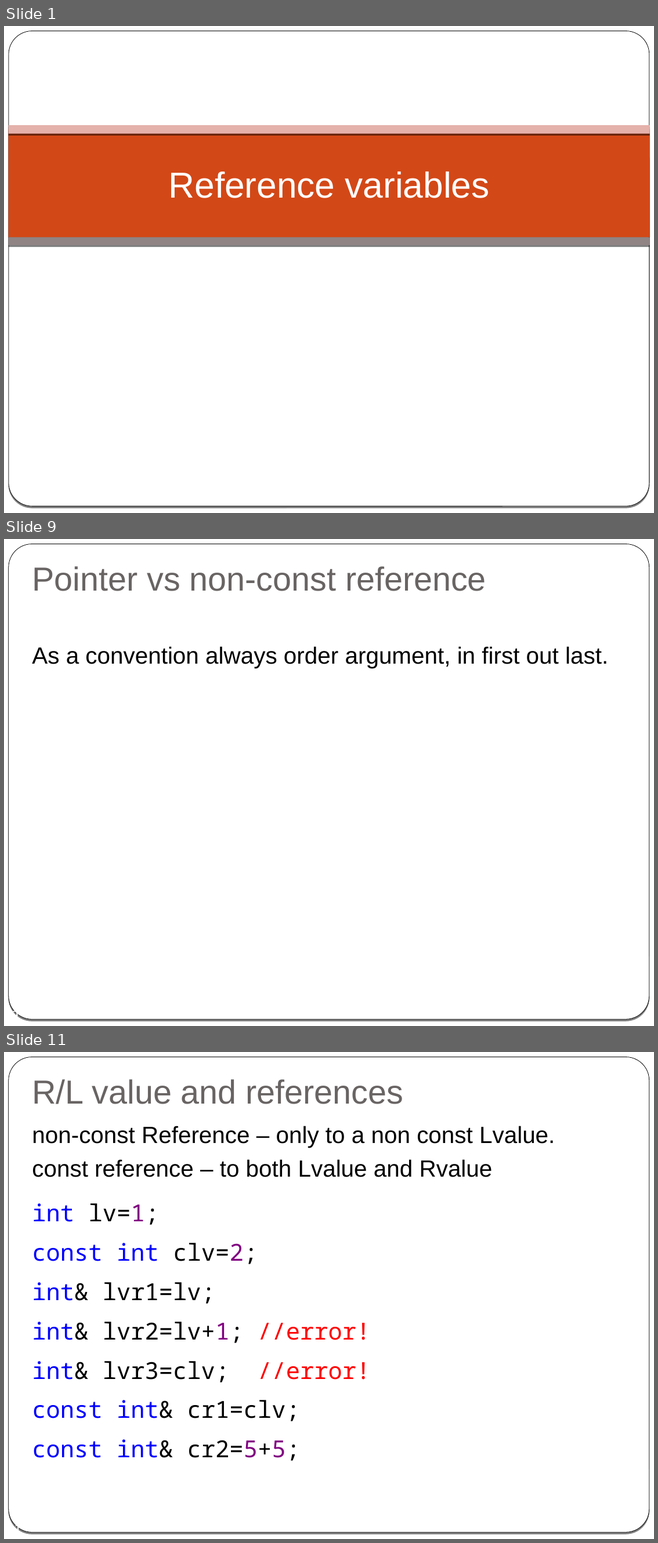
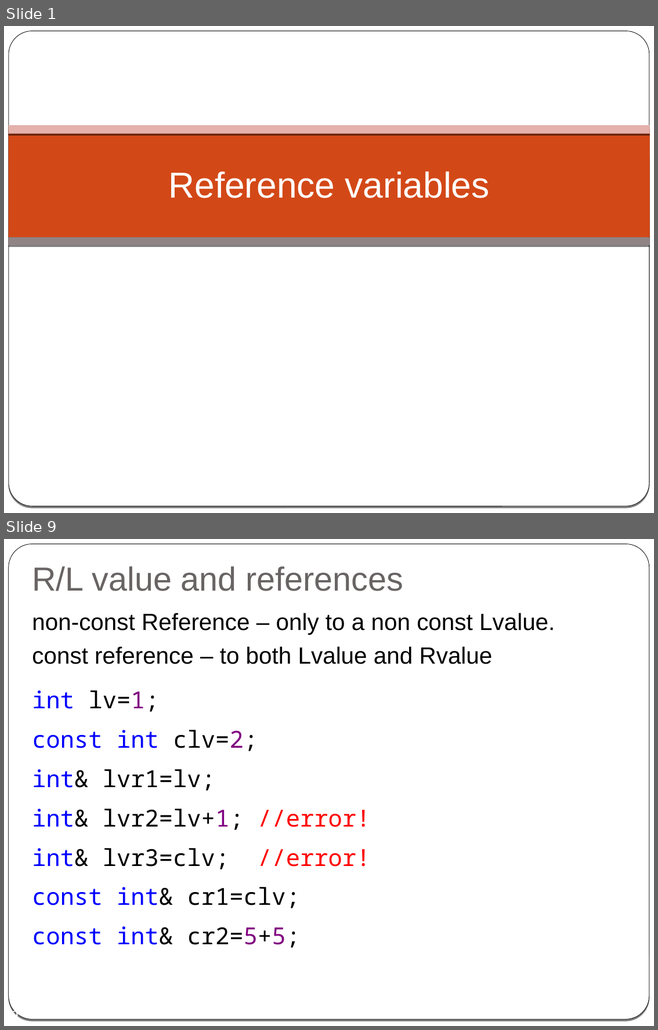
Before and after one commit to cpp-at-ariel/cpp-5778, a slide deck: week03-reference-const/slides-reference.odp. Shown one above the other, each under a label of ours: slides 1, 9 and 11 before the commit, slides 1 and 9 after it; the slides between them are not shown. The pictures are 658x1543 and 658x1030 pixels, drawn with LibreOffice and Linux fonts; fonts in the diff are those of the drawing. Boxes give left, top, right and bottom in pixels: in the first picture for what was removed or moved away, otherwise in the second. Text is boxed around its words. In the diff, an @@ line names an element or a change of style, - is before the commit and + after.

```diff
--- a/week03-reference-const/slides-reference.odp
+++ b/week03-reference-const/slides-reference.odp
@@ slide 9 removed at (x1=4, y1=539, x2=654, y2=1026), background gradient #000000 to #FFFFFF; not listed: 2 template elements that a slide beside it also shows @@
@@ title removed at (x1=32, y1=566, x2=486, y2=591) @@
-Pointer vs non-const reference
@@ text removed at (x1=32, y1=646, x2=608, y2=668) @@
-As a convention always order argument, in first out last.
@@ page number removed at (x1=12, y1=1010, x2=18, y2=1017) @@
-9
@@ what was slide 11 is now slide 9 @@
@@ page number at (x1=12, y1=1010, x2=18, y2=1017): text changed @@
-11
+9
```
Also in this commit, not shown: 10 slides changed, 2 slides added, 3 other slides removed, 25 other files.
